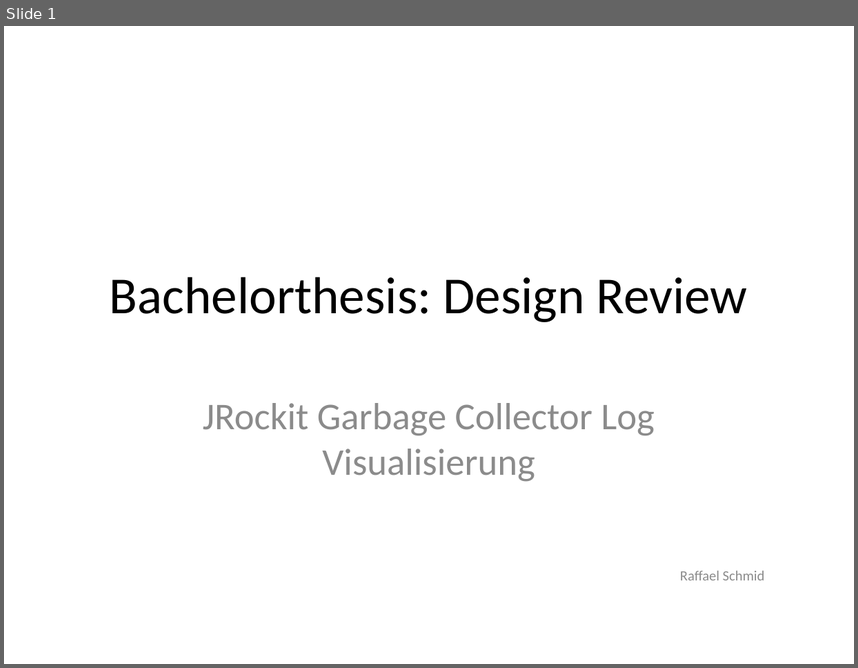
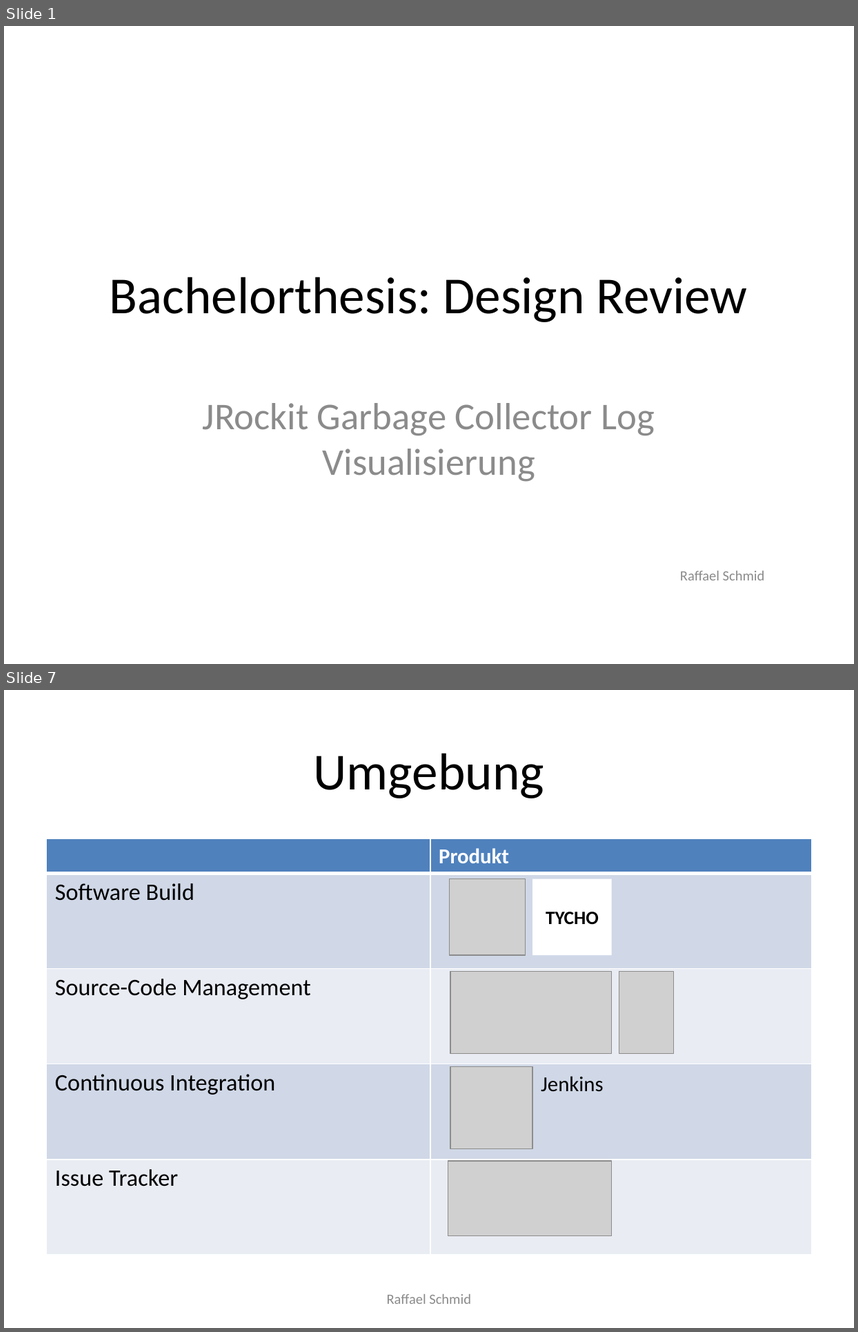
Before and after one commit to raffaelschmid/bachelorthesis, a slide deck: Dokumentation/Praesentation Design Review/rschmid_bachelorthesis_designreview_prasentation.pptx. Shown one above the other, each under a label of ours: slide 1 before the commit, slides 1 and 7 after it; the slides between them are not shown. The pictures are 858x668 and 858x1332 pixels, drawn with LibreOffice and Linux fonts; fonts in the diff are those of the drawing; grey boxes stand for pictures. Boxes give left, top, right and bottom in pixels: in the first picture for what was removed or moved away, otherwise in the second. Text is boxed around its words. In the diff, an @@ line names an element or a change of style, - is before the commit and + after.

```diff
--- a/Dokumentation/Praesentation Design Review/rschmid_bachelorthesis_designreview_prasentation.pptx
+++ b/Dokumentation/Praesentation Design Review/rschmid_bachelorthesis_designreview_prasentation.pptx
@@ slide 7 added at [4,690,854,1328], background #FFFFFF @@
@@ title added at [313,753,544,798], 44 pt, text #000000 @@
+Umgebung
@@ table added at [47,839,811,1248], 5 rows, 2 columns @@
+ | Produkt
+Software Build | 
+Source-Code Management | 
+Continuous Integration | 
+Issue Tracker | 
@@ picture added at [450,879,526,955] @@
@@ rectangle added at [533,879,612,955], fill #FFFFFF, 16 pt, text #000000, bold @@
+TYCHO
@@ picture added at [450,972,612,1054] @@
@@ picture added at [619,972,674,1054] @@
@@ picture added at [450,1066,533,1148] @@
@@ text added at [541,1076,604,1092], 18 pt, text #000000 @@
+Jenkins
@@ picture added at [448,1160,612,1235] @@
@@ text added at [387,1294,471,1303], 12 pt, text #8C8C8C @@
+Raffael Schmid
```
Also in this commit, not shown: 1 slide changed, 13 other slides added, 9 other files.
